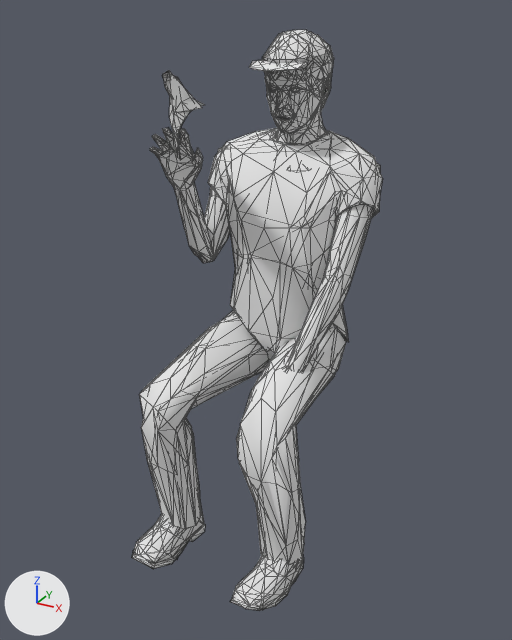
An edit to the glTF model assets/actors/crowd/fan10.glb, drawn before and after from the same camera.
The view is the same before and after, from a 50 mm camera at (0.85, -1.511, 1.459) aimed at (0.005, 0.024, 0.691). Lighting does not change. The marker at lower left points along +X, +Y and +Z. The picture after the commit comes second. Both versions are drawn at frame 0 of the action 'fan10|idle_sway'; the numbers are the values there. Mesh edges are drawn as thin lines.

The first picture shows 'fan10', 'fan10_lod1'.
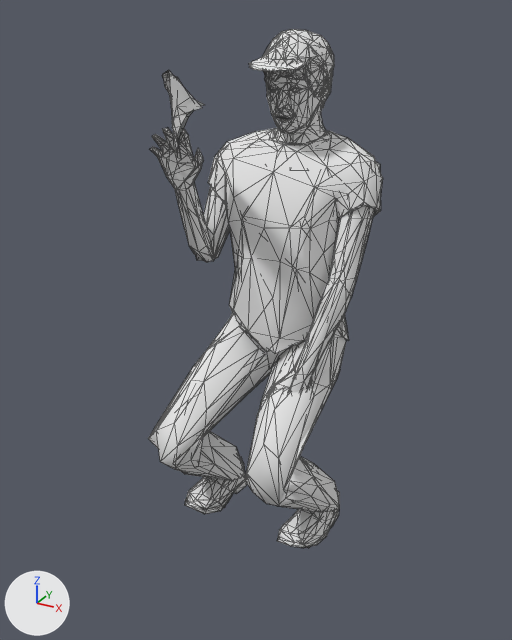
What differs and where, as boxes (x1, y1, x2, y2) in the pictures (512 x 640 px):
'fan10', posed (7% narrower, 11% shorter): before (132, 30, 383, 611); after (150, 29, 383, 548)
'fan10_lod1', posed (12% shorter): before (133, 32, 380, 610); after (148, 42, 381, 548)
bone 'upperleg01.L', root to tip: before (325, 345) to (313, 361); after (325, 345) to (314, 369)
bone 'lowerleg01.L', root to tip: before (259, 436) to (271, 493); after (265, 478) to (294, 489)
bone 'foot.L', root to tip: before (283, 550) to (257, 596); after (321, 498) to (299, 537)
bone 'upperleg01.R', root to tip: before (258, 330) to (240, 343); after (258, 330) to (241, 352)
bone 'lowerleg01.R', root to tip: before (157, 405) to (171, 459); after (167, 446) to (199, 457)
bone 'foot.R', root to tip: before (184, 513) to (155, 554); after (229, 468) to (205, 503)
bone 'upperarm01.L', root to tip: before (357, 176) to (352, 208); after (357, 176) to (353, 208)
bone 'lowerarm01.L', root to tip: before (341, 279) to (318, 322); after (345, 280) to (324, 324)
bone 'wrist.L', root to tip: before (293, 366) to (289, 379); after (303, 369) to (299, 381)

What changed in the scene script:
```text
Change bone_upperleg01_l:
    where bone_upperleg01_l = bpy.data.objects['Human.rig.010'].pose.bones['upperleg01.L']  # child of 'pelvis.L'
    bone_upperleg01_l.rotation_quaternion: (0.797, -0.595, 0.0, -0.103) -> (0.88, -0.469, 0.0, -0.073)  # degrees (-73, -7, -10) -> degrees (-56, -4, -7)
Change bone_lowerleg01_l:
    where bone_lowerleg01_l = bpy.data.objects['Human.rig.010'].pose.bones['lowerleg01.L']  # child of 'upperleg02.L'
    bone_lowerleg01_l.rotation_quaternion: (0.669, 0.741, -0.008, 0.058) -> (0.551, 0.834, 0.007, 0.027)  # degrees (96, -6, 4) -> degrees (113, -2, 2)
Change bone_foot_l:
    where bone_foot_l = bpy.data.objects['Human.rig.010'].pose.bones['foot.L']  # child of 'lowerleg02.L'
    bone_foot_l.rotation_quaternion: (0.977, -0.209, 0.028, 0.017) -> (0.87, -0.488, 0.024, 0.064)  # degrees (-24, 4, 1) -> degrees (-58, 6, 5)
Change bone_upperleg01_r:
    where bone_upperleg01_r = bpy.data.objects['Human.rig.010'].pose.bones['upperleg01.R']  # child of 'pelvis.R'
    bone_upperleg01_r.rotation_quaternion: (0.797, -0.595, 0.0, 0.103) -> (0.88, -0.469, 0.0, 0.073)  # degrees (-73, 7, 10) -> degrees (-56, 4, 7)
Change bone_lowerleg01_r:
    where bone_lowerleg01_r = bpy.data.objects['Human.rig.010'].pose.bones['lowerleg01.R']  # child of 'upperleg02.R'
    bone_lowerleg01_r.rotation_quaternion: (0.669, 0.741, 0.008, -0.058) -> (0.551, 0.834, -0.007, -0.027)  # degrees (96, 6, -4) -> degrees (113, 2, -2)
Change bone_foot_r:
    where bone_foot_r = bpy.data.objects['Human.rig.010'].pose.bones['foot.R']  # child of 'lowerleg02.R'
    bone_foot_r.rotation_quaternion: (0.977, -0.209, -0.028, -0.017) -> (0.87, -0.488, -0.024, -0.064)  # degrees (-24, -4, -1) -> degrees (-58, -6, -5)
Change bone_upperarm01_l:
    where bone_upperarm01_l = bpy.data.objects['Human.rig.010'].pose.bones['upperarm01.L']  # child of 'shoulder01.L'
    bone_upperarm01_l.rotation_quaternion: (0.954, 0.041, 0.063, -0.29) -> (0.956, -0.014, 0.063, -0.287)  # degrees (2, 8, -34) -> degrees (-4, 6, -34)
Change bone_lowerarm01_l:
    where bone_lowerarm01_l = bpy.data.objects['Human.rig.010'].pose.bones['lowerarm01.L']  # child of 'upperarm02.L'
    bone_lowerarm01_l.rotation_quaternion: (0.946, -0.218, 0.134, -0.199) -> (0.942, -0.222, 0.141, -0.211)  # degrees (-28, 10, -26) -> degrees (-29, 10, -28)
Change bone_wrist_l:
    where bone_wrist_l = bpy.data.objects['Human.rig.010'].pose.bones['wrist.L']  # child of 'lowerarm02.L'
    bone_wrist_l.rotation_quaternion: (0.977, -0.209, -0.017, 0.028) -> (0.98, -0.194, -0.006, 0.038)  # degrees (-24, -1, 4) -> degrees (-22, 0, 4)
```
